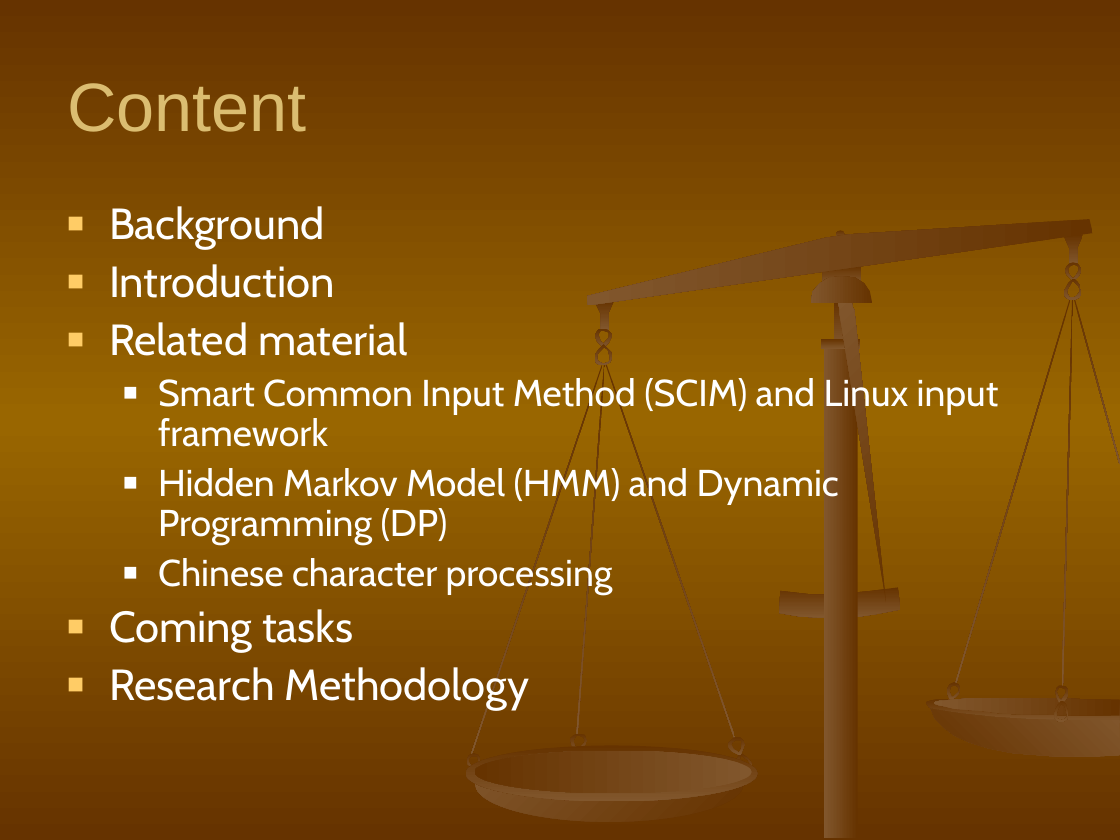
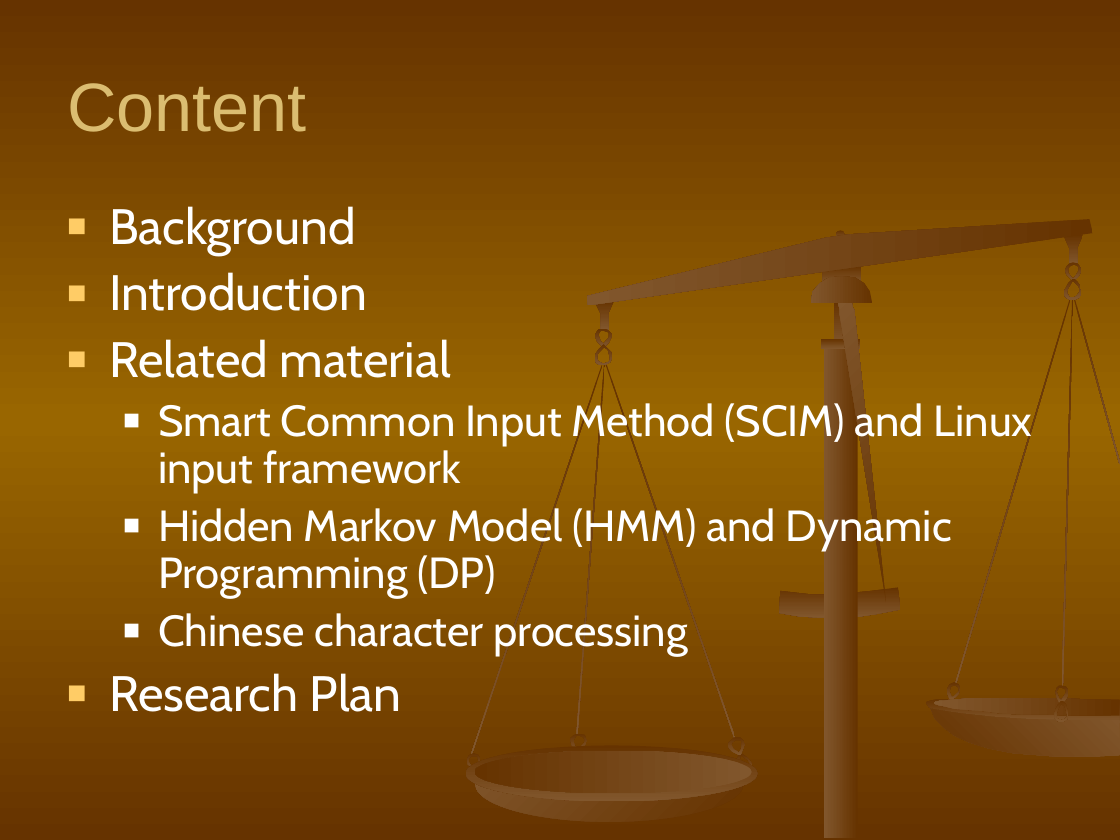
Before and after one commit to shaileshBhokare/honours, a slide deck: slide 2 of ITN100/Assignment/Presentation/presentation.ppt. Drawn at 1120x840 pixels with LibreOffice and Linux fonts; fonts in the diff are those of the drawing. Boxes give left, top, right and bottom in pixels: in the first picture for what was removed or moved away, otherwise in the second. Text is boxed around its words. In the diff, an @@ line names an element or a change of style, - is before the commit and + after.

```diff
--- a/ITN100/Assignment/Presentation/presentation.ppt
+++ b/ITN100/Assignment/Presentation/presentation.ppt
@@ text at <box>109,206,1033,656</box>: size 28 to 32 pt in "Background", "Introduction", "Related material"; size 24 to 28 pt in "Smart Common Input Method (SCIM) and Linux ...", "Hidden Markov Model (HMM) and Dynamic Programming ...", "Chinese character processing"; more space between paragraphs @@
@@ text at <box>109,673,402,712</box>: text changed; size 28 to 32 pt @@
-■ Coming tasks
-■ Research Methodology
+■ Research Plan
```
Also in this commit, not shown: 4 slides added, 2 slides removed.
